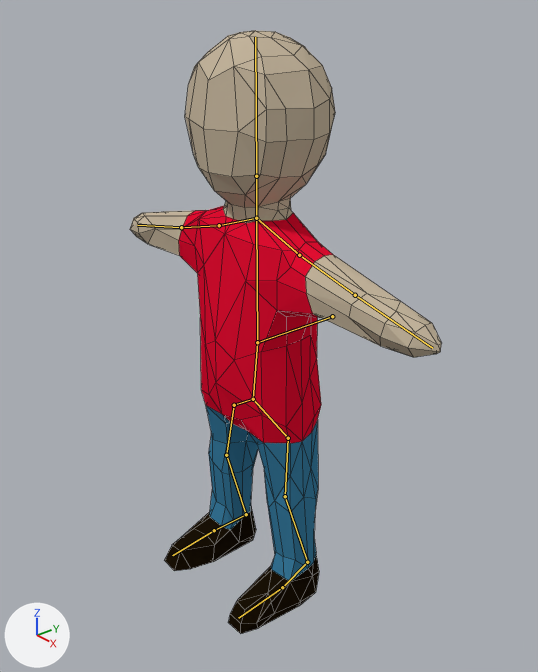
One commit to the Blender file bjm-game/Assets/Models/Char/char_ani.blend: the scene before it, then after it.
The view is the same before and after, from a camera (50 mm lens) standing at (1.47, -1.21, 1.69) and looking at (0.08, -0.029, 0.846). Arrows for +X, +Y and +Z are at lower left; the lights stay in place. The bones that bend it are drawn over the model as lines. Mesh edges are drawn as thin lines.
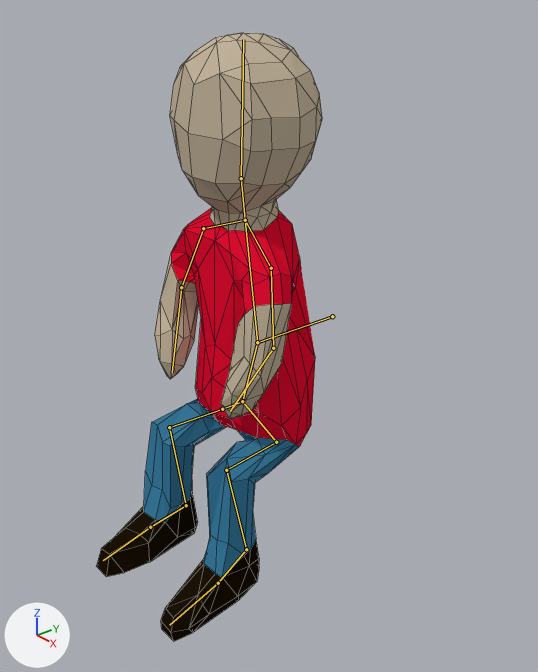
The newer file adds an action. The first version stands in its rest pose; the second is drawn at frame 12 of the action 'Sit'.

Where the change shows, as pixel boxes [x1, y1, x2, y2] in the pictures (538 x 672 px):
```json
{"object": "Cube", "change": "posed", "before": [130, 30, 441, 634], "after": [97, 32, 322, 642], "on screen": "28% narrower"}
{"bone": "Bone.001", "before": "(257, 342) to (253, 399)", "after": "(257, 342) to (242, 401)"}
{"bone": "Bone.002", "before": "(253, 399) to (234, 405)", "after": "(242, 401) to (222, 409)"}
{"bone": "Bone.003", "before": "(234, 405) to (226, 455)", "after": "(222, 409) to (169, 427)"}
{"bone": "Bone.004", "before": "(226, 455) to (246, 514)", "after": "(169, 427) to (186, 505)"}
{"bone": "Bone.008", "before": "(246, 514) to (214, 530)", "after": "(186, 505) to (150, 527)"}
{"bone": "Bone.005", "before": "(253, 399) to (288, 438)", "after": "(242, 401) to (276, 442)"}
{"bone": "Bone.006", "before": "(288, 438) to (285, 496)", "after": "(276, 442) to (226, 470)"}
{"bone": "Bone.007", "before": "(285, 496) to (307, 562)", "after": "(226, 470) to (246, 549)"}
{"bone": "Bone.009", "before": "(307, 562) to (282, 587)", "after": "(246, 549) to (218, 583)"}
{"bone": "Bone.010", "before": "(257, 342) to (256, 218)", "after": "(257, 342) to (245, 220)"}
{"bone": "Bone.011", "before": "(256, 218) to (219, 225)", "after": "(245, 220) to (203, 228)"}
{"bone": "Bone.012", "before": "(219, 225) to (181, 227)", "after": "(203, 228) to (181, 287)"}
{"bone": "Bone.013", "before": "(181, 227) to (137, 225)", "after": "(181, 287) to (172, 372)"}
{"bone": "Bone.014", "before": "(256, 218) to (299, 255)", "after": "(245, 220) to (271, 268)"}
{"bone": "Bone.015", "before": "(299, 255) to (355, 295)", "after": "(271, 268) to (273, 348)"}
{"bone": "Bone.016", "before": "(355, 295) to (432, 348)", "after": "(273, 348) to (230, 411)"}
{"bone": "Bone.018", "before": "(256, 176) to (255, 37)", "after": "(241, 178) to (243, 39)"}
```

Edits to the scene script, one JSON object a line:
```json
{"block": "bone_bone_001", "where": "bone_bone_001 = bpy.data.objects['Armature'].pose.bones['Bone.001']  # child of 'Bone'"}
{"op": "set", "path": "bone_bone_001.rotation_quaternion", "old": "(1.0, 0.0, 0.0, 0.0)", "new": "(0.993, 0.122, 0.001, 0.01)", "note": "degrees (0, 0, 0) -> degrees (14, 0, 1)"}
{"block": "bone_bone_002", "where": "bone_bone_002 = bpy.data.objects['Armature'].pose.bones['Bone.002']  # child of 'Bone.001'"}
{"op": "set", "path": "bone_bone_002.rotation_quaternion", "old": "(1.0, 0.0, 0.0, 0.0)", "new": "(0.997, -0.047, -0.067, -0.011)", "note": "degrees (0, 0, 0) -> degrees (-5, -8, -1)"}
{"block": "bone_bone_003", "where": "bone_bone_003 = bpy.data.objects['Armature'].pose.bones['Bone.003']  # child of 'Bone.002'"}
{"op": "set", "path": "bone_bone_003.location", "old": "(0.0, 0.0, 0.0)", "new": "(0.12, -1.58, -1.91)"}
{"op": "set", "path": "bone_bone_003.rotation_quaternion", "old": "(1.0, 0.0, 0.0, 0.0)", "new": "(0.771, 0.636, 0.04, -0.005)", "note": "degrees (0, 0, 0) -> degrees (79, 4, 2)"}
{"block": "bone_bone_004", "where": "bone_bone_004 = bpy.data.objects['Armature'].pose.bones['Bone.004']  # child of 'Bone.003'"}
{"op": "set", "path": "bone_bone_004.rotation_quaternion", "old": "(1.0, 0.0, 0.0, 0.0)", "new": "(0.796, -0.605, -0.01, 0.014)", "note": "degrees (0, 0, 0) -> degrees (-74, 0, 2)"}
{"block": "bone_bone_008", "where": "bone_bone_008 = bpy.data.objects['Armature'].pose.bones['Bone.008']  # child of 'Bone.004'"}
{"op": "set", "path": "bone_bone_008.rotation_quaternion", "old": "(1.0, 0.0, 0.0, 0.0)", "new": "(0.99, -0.139, -0.019, -0.008)", "note": "degrees (0, 0, 0) -> degrees (-16, -2, -1)"}
{"block": "bone_bone_005", "where": "bone_bone_005 = bpy.data.objects['Armature'].pose.bones['Bone.005']  # child of 'Bone.001'"}
{"op": "set", "path": "bone_bone_005.rotation_quaternion", "old": "(1.0, 0.0, 0.0, 0.0)", "new": "(0.997, -0.045, 0.069, 0.012)", "note": "degrees (0, 0, 0) -> degrees (-5, 8, 1)"}
{"block": "bone_bone_006", "where": "bone_bone_006 = bpy.data.objects['Armature'].pose.bones['Bone.006']  # child of 'Bone.005'"}
{"op": "set", "path": "bone_bone_006.location", "old": "(0.0, 0.0, 0.0)", "new": "(-0.02, -0.06, 1.05)"}
{"op": "set", "path": "bone_bone_006.rotation_quaternion", "old": "(1.0, 0.0, 0.0, 0.0)", "new": "(0.786, 0.617, -0.043, -0.005)", "note": "degrees (0, 0, 0) -> degrees (76, -4, -3)"}
{"block": "bone_bone_007", "where": "bone_bone_007 = bpy.data.objects['Armature'].pose.bones['Bone.007']  # child of 'Bone.006'"}
{"op": "set", "path": "bone_bone_007.location", "old": "(0.0, 0.0, 0.0)", "new": "(0.0, -0.02, -0.22)"}
{"op": "set", "path": "bone_bone_007.rotation_quaternion", "old": "(1.0, 0.0, 0.0, 0.0)", "new": "(0.791, -0.611, 0.015, -0.013)", "note": "degrees (0, 0, 0) -> degrees (-75, 0, -2)"}
{"block": "bone_bone_009", "where": "bone_bone_009 = bpy.data.objects['Armature'].pose.bones['Bone.009']  # child of 'Bone.007'"}
{"op": "set", "path": "bone_bone_009.location", "old": "(0.0, 0.0, 0.0)", "new": "(-0.02, -0.25, 0.06)"}
{"op": "set", "path": "bone_bone_009.rotation_quaternion", "old": "(1.0, 0.0, 0.0, 0.0)", "new": "(0.986, -0.161, 0.029, 0.011)", "note": "degrees (0, 0, 0) -> degrees (-19, 3, 1)"}
{"block": "bone_bone_010", "where": "bone_bone_010 = bpy.data.objects['Armature'].pose.bones['Bone.010']  # child of 'Bone'"}
{"op": "set", "path": "bone_bone_010.rotation_quaternion", "old": "(1.0, 0.0, 0.0, 0.0)", "new": "(0.999, 0.044, 0.004, 0.012)", "note": "degrees (0, 0, 0) -> degrees (5, 0, 1)"}
{"block": "bone_bone_011", "where": "bone_bone_011 = bpy.data.objects['Armature'].pose.bones['Bone.011']  # child of 'Bone.010'"}
{"op": "set", "path": "bone_bone_011.rotation_quaternion", "old": "(1.0, 0.0, 0.0, 0.0)", "new": "(0.989, 0.051, -0.137, -0.023)", "note": "degrees (0, 0, 0) -> degrees (6, -16, -4)"}
{"block": "bone_bone_012", "where": "bone_bone_012 = bpy.data.objects['Armature'].pose.bones['Bone.012']  # child of 'Bone.011'"}
{"op": "set", "path": "bone_bone_012.rotation_quaternion", "old": "(1.0, 0.0, 0.0, 0.0)", "new": "(0.819, 0.072, 0.327, 0.466)", "note": "degrees (0, 0, 0) -> degrees (29, 28, 66)"}
{"block": "bone_bone_013", "where": "bone_bone_013 = bpy.data.objects['Armature'].pose.bones['Bone.013']  # child of 'Bone.012'"}
{"op": "set", "path": "bone_bone_013.rotation_quaternion", "old": "(1.0, 0.0, 0.0, 0.0)", "new": "(0.933, 0.05, -0.025, 0.354)", "note": "degrees (0, 0, 0) -> degrees (4, -5, 41)"}
{"block": "bone_bone_014", "where": "bone_bone_014 = bpy.data.objects['Armature'].pose.bones['Bone.014']  # child of 'Bone.010'"}
{"op": "set", "path": "bone_bone_014.rotation_quaternion", "old": "(1.0, 0.0, 0.0, 0.0)", "new": "(0.975, 0.152, 0.152, -0.055)", "note": "degrees (0, 0, 0) -> degrees (17, 18, -4)"}
{"block": "bone_bone_015", "where": "bone_bone_015 = bpy.data.objects['Armature'].pose.bones['Bone.015']  # child of 'Bone.014'"}
{"op": "set", "path": "bone_bone_015.rotation_quaternion", "old": "(1.0, 0.0, 0.0, 0.0)", "new": "(0.872, 0.011, -0.302, -0.386)", "note": "degrees (0, 0, 0) -> degrees (17, -31, -53)"}
{"block": "bone_bone_016", "where": "bone_bone_016 = bpy.data.objects['Armature'].pose.bones['Bone.016']  # child of 'Bone.015'"}
{"op": "set", "path": "bone_bone_016.rotation_quaternion", "old": "(1.0, 0.0, 0.0, 0.0)", "new": "(0.903, 0.004, 0.043, -0.426)", "note": "degrees (0, 0, 0) -> degrees (-2, 5, -51)"}
{"block": "bone_bone_018", "where": "bone_bone_018 = bpy.data.objects['Armature'].pose.bones['Bone.018']  # child of 'Bone.017'"}
{"op": "set", "path": "bone_bone_018.rotation_quaternion", "old": "(1.0, 0.0, 0.0, 0.0)", "new": "(0.998, -0.031, 0.0, -0.049)", "note": "degrees (0, 0, 0) -> degrees (-3, 0, -6)"}
```
